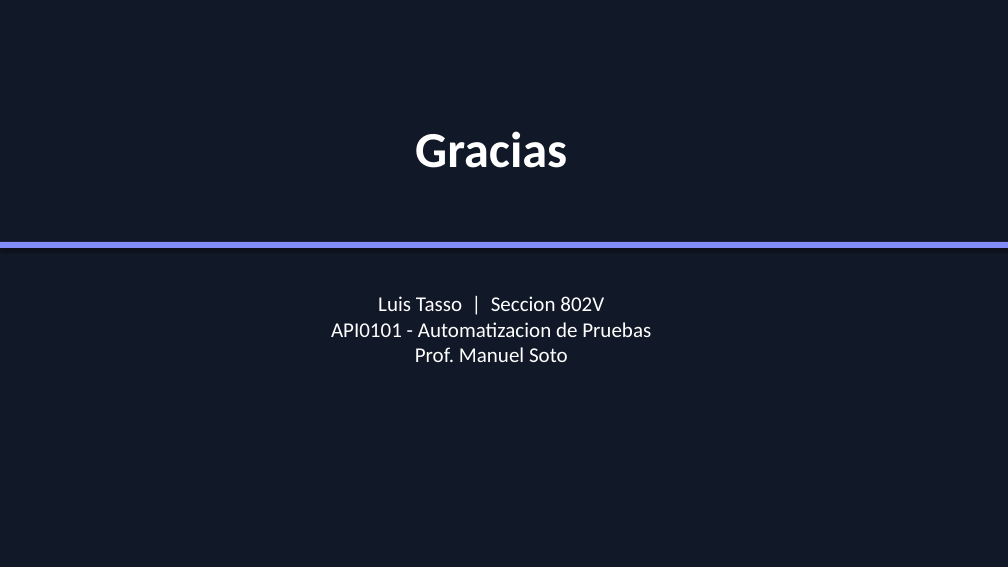
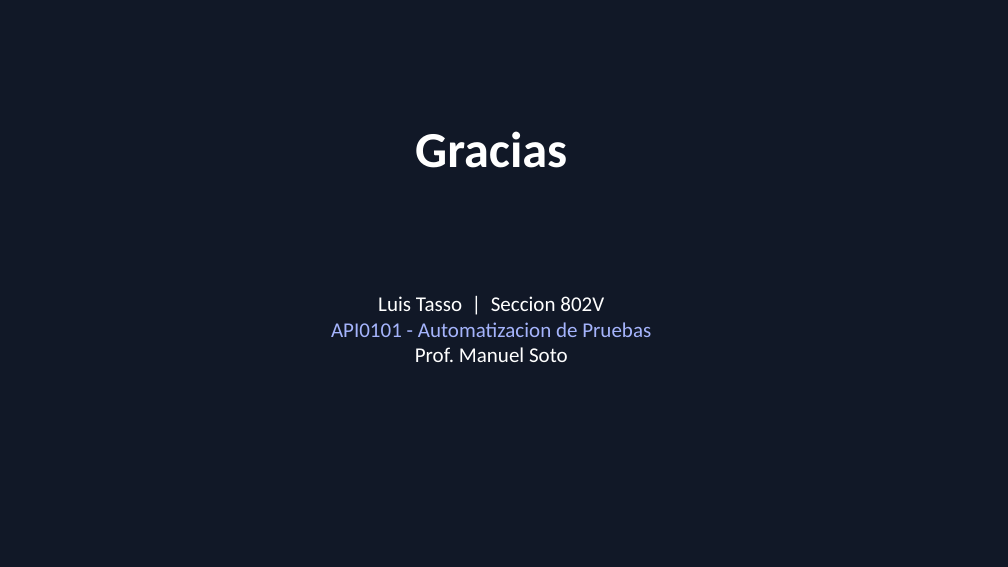
Before and after one commit to LTassoD/Plan-automatizacion-pruebas-OrangeHRM, a slide deck: slide 11 of PRESENTACION_FINAL_EFT.pptx. Drawn at 1008x567 pixels with LibreOffice and Linux fonts; fonts in the diff are those of the drawing. Boxes give left, top, right and bottom in pixels: in the first picture for what was removed or moved away, otherwise in the second. Text is boxed around its words. In the diff, an @@ line names an element or a change of style, - is before the commit and + after.

Commit message:
Fix PPT corruption, add CAPTURA 4, dark theme

```diff
--- a/PRESENTACION_FINAL_EFT.pptx
+++ b/PRESENTACION_FINAL_EFT.pptx
@@ rectangle removed at (x1=0, y1=242, x2=1008, y2=248) @@
@@ text "Luis Tasso | Seccion 802V ..." at (x1=331, y1=296, x2=651, y2=362): text colour #FFFFFF to #A5B4FC in "API0101 - Automatizacion de Pruebas" @@
```
Also in this commit, not shown: 10 other slides changed, 5 other files.
